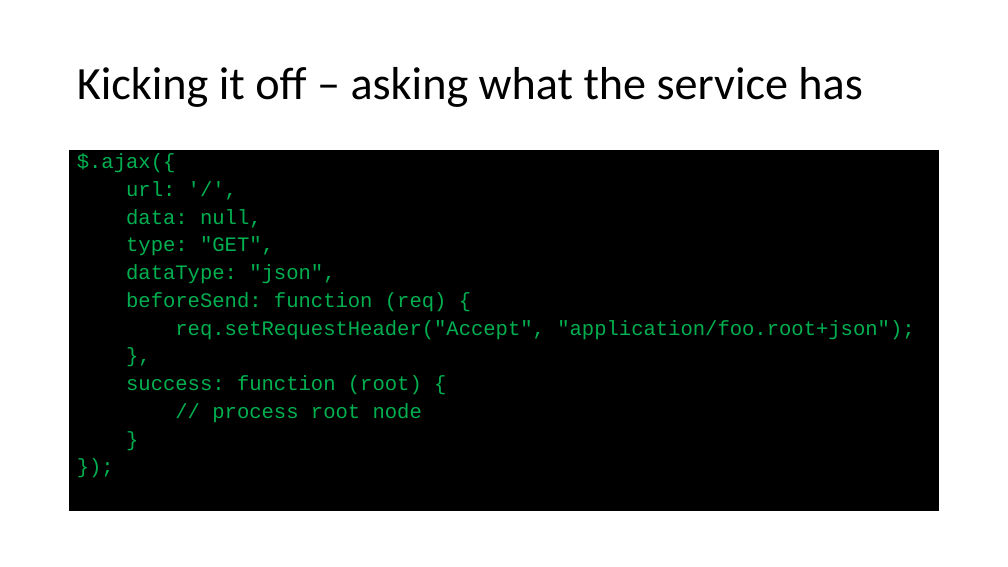
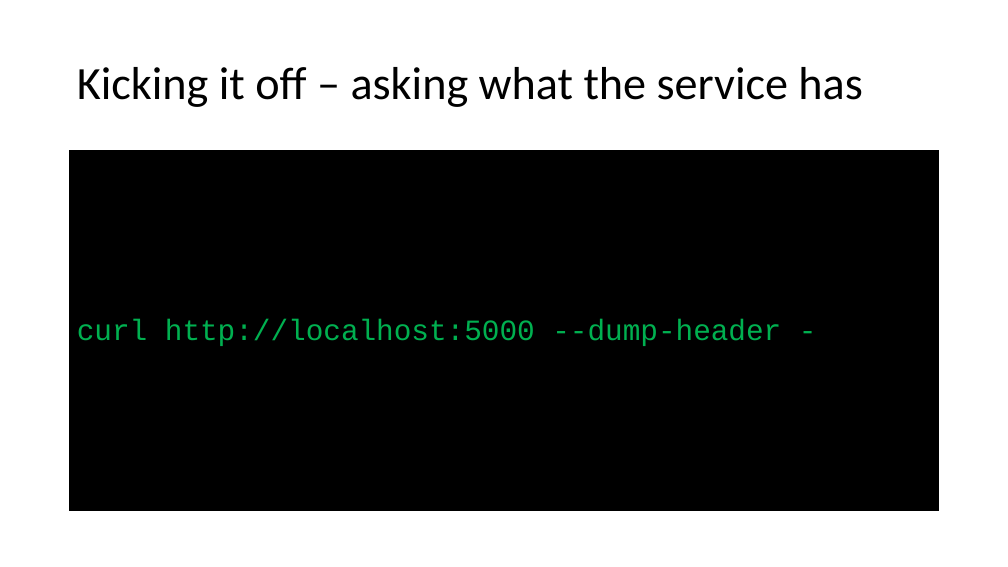
Before and after one commit to maherhosn/SU_SEGR_5240_18SQ, a slide deck: slide 13 of 01 - Introduction.pptx (slide 10 before the commit). Drawn at 1008x567 pixels with LibreOffice and Linux fonts; fonts in the diff are those of the drawing. Boxes give left, top, right and bottom in pixels: in the first picture for what was removed or moved away, otherwise in the second. Text is boxed around its words. In the diff, an @@ line names an element or a change of style, - is before the commit and + after.

```diff
--- a/01 - Introduction.pptx
+++ b/01 - Introduction.pptx
@@ text "curl http://localhost:5000 --dump-header -" at box(70, 151, 939, 511): vertical alignment top to middle @@
@@ text at box(77, 319, 781, 346): text changed; size 19.6 to 28 pt @@
-$.ajax({
-url: '/',
-data: null,
-type: "GET",
-dataType: "json",
-beforeSend: function (req) {
-req.setRequestHeader("Accept", "application/foo.root+json");
-},
-success: function (root) {
-// process root node
-}
-});
+curl http://localhost:5000 --dump-header -
```
Also in this commit, not shown: 7 other slides changed, 3 slides added, 29 other files.
